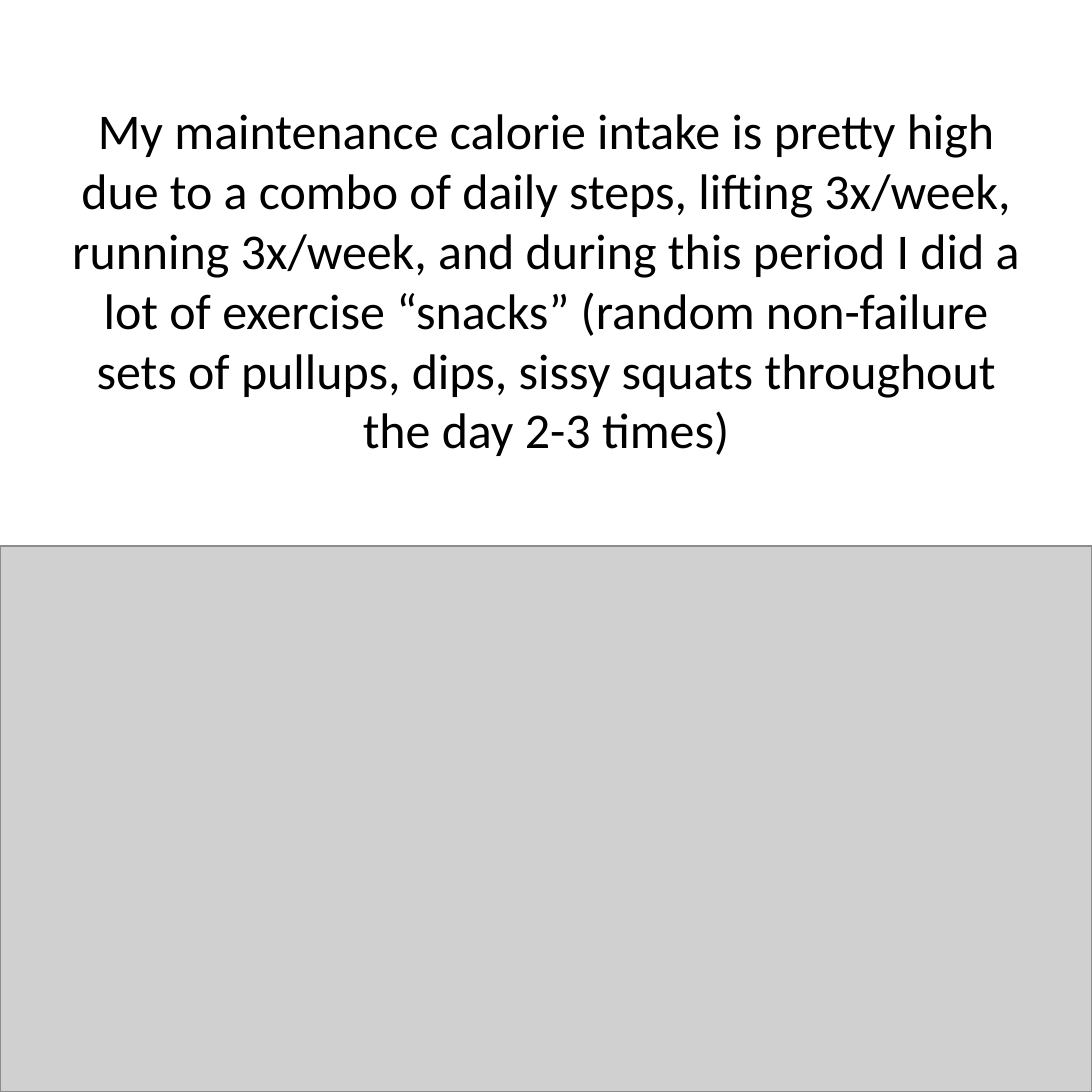
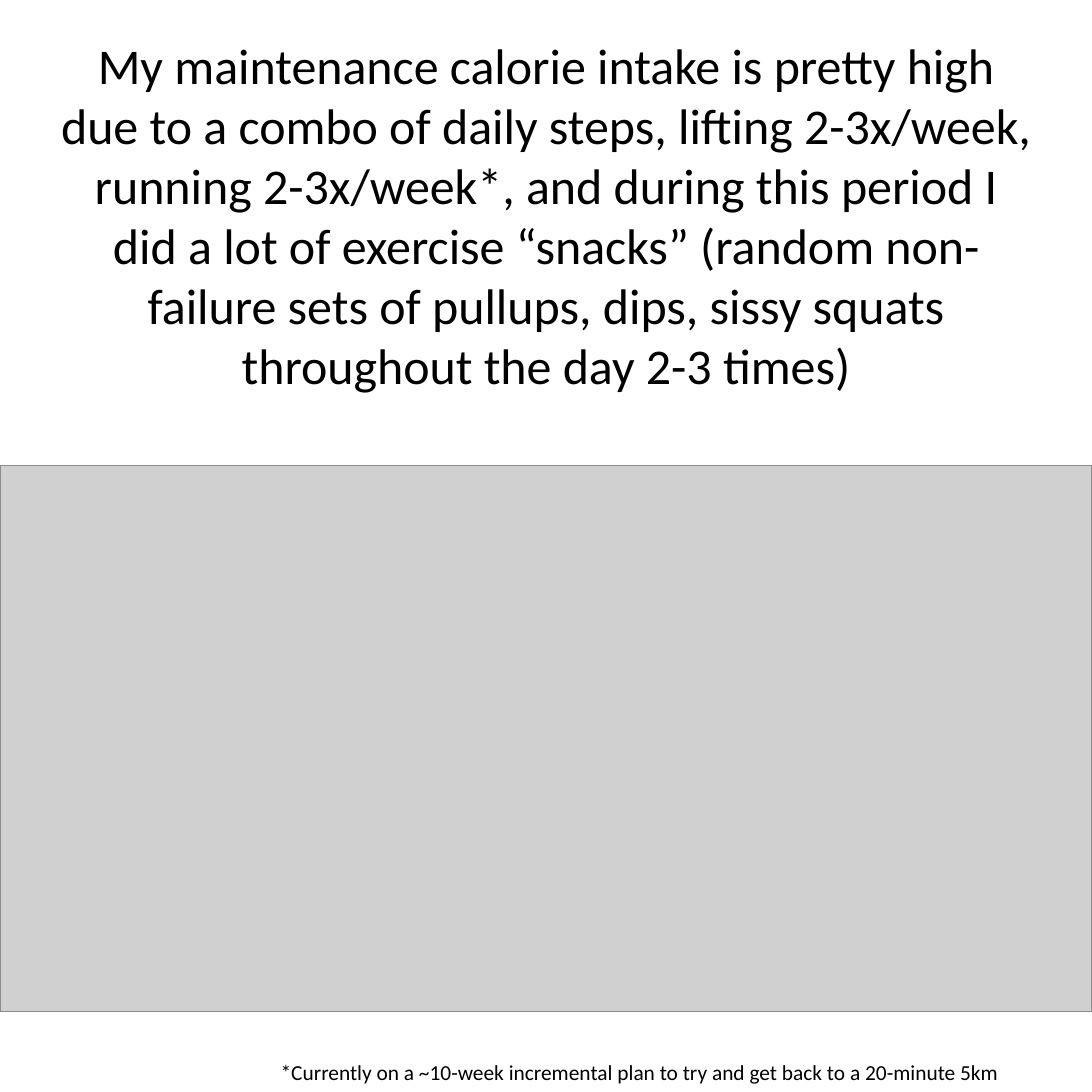
Before and after one commit to jamessteeleii/blackpill_progress, a slide deck: slide 6 of images/carousel.pptx. Drawn at 1092x1092 pixels with LibreOffice and Linux fonts; fonts in the diff are those of the drawing; grey boxes stand for pictures. Boxes give left, top, right and bottom in pixels: in the first picture for what was removed or moved away, otherwise in the second. Text is boxed around its words. In the diff, an @@ line names an element or a change of style, - is before the commit and + after.

```diff
--- a/images/carousel.pptx
+++ b/images/carousel.pptx
@@ text at (x1=61, y1=49, x2=1031, y2=393): text changed @@
-My maintenance calorie intake is pretty high due to a combo of daily steps, lifting 3x/week, running 3x/week, and during this period I did a lot of exercise “snacks” (random non-failure sets of pullups, dips, sissy squats throughout the day 2-3 times)
+My maintenance calorie intake is pretty high due to a combo of daily steps, lifting 2-3x/week, running 2-3x/week*, and during this period I did a lot of exercise “snacks” (random non-failure sets of pullups, dips, sissy squats throughout the day 2-3 times)
@@ picture moved from (x1=0, y1=546, x2=1092, y2=1092) to (x1=0, y1=465, x2=1092, y2=1011) @@
@@ text added at (x1=281, y1=1065, x2=998, y2=1084), 12 pt, text #000000 @@
+*Currently on a ~10-week incremental plan to try and get back to a 20-minute 5km
```
Also in this commit, not shown: 10 other slides changed, 23 other files.
